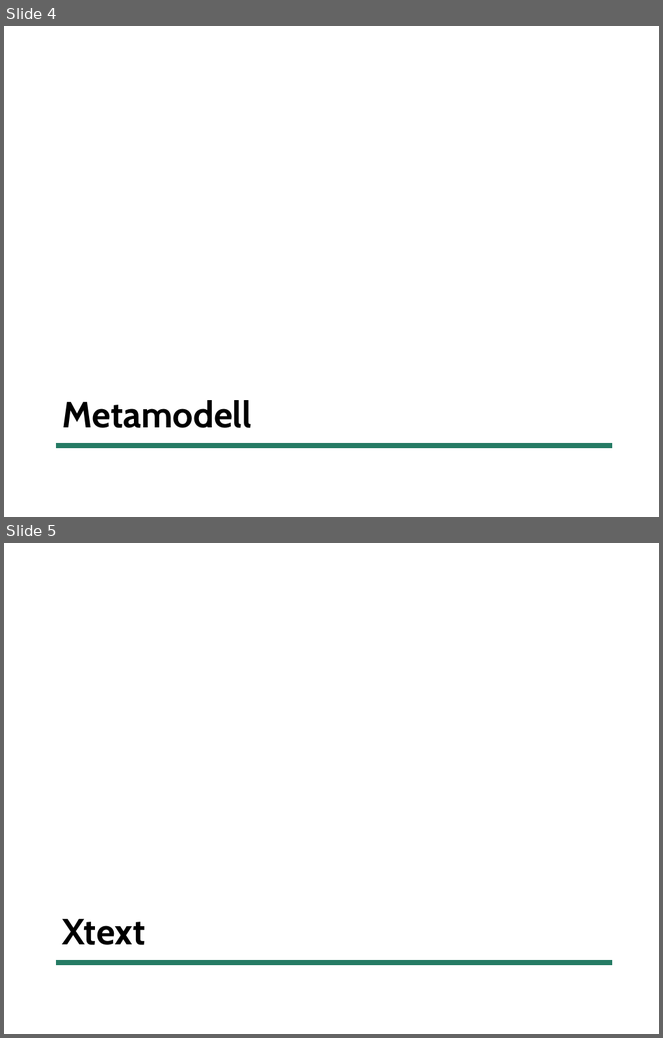
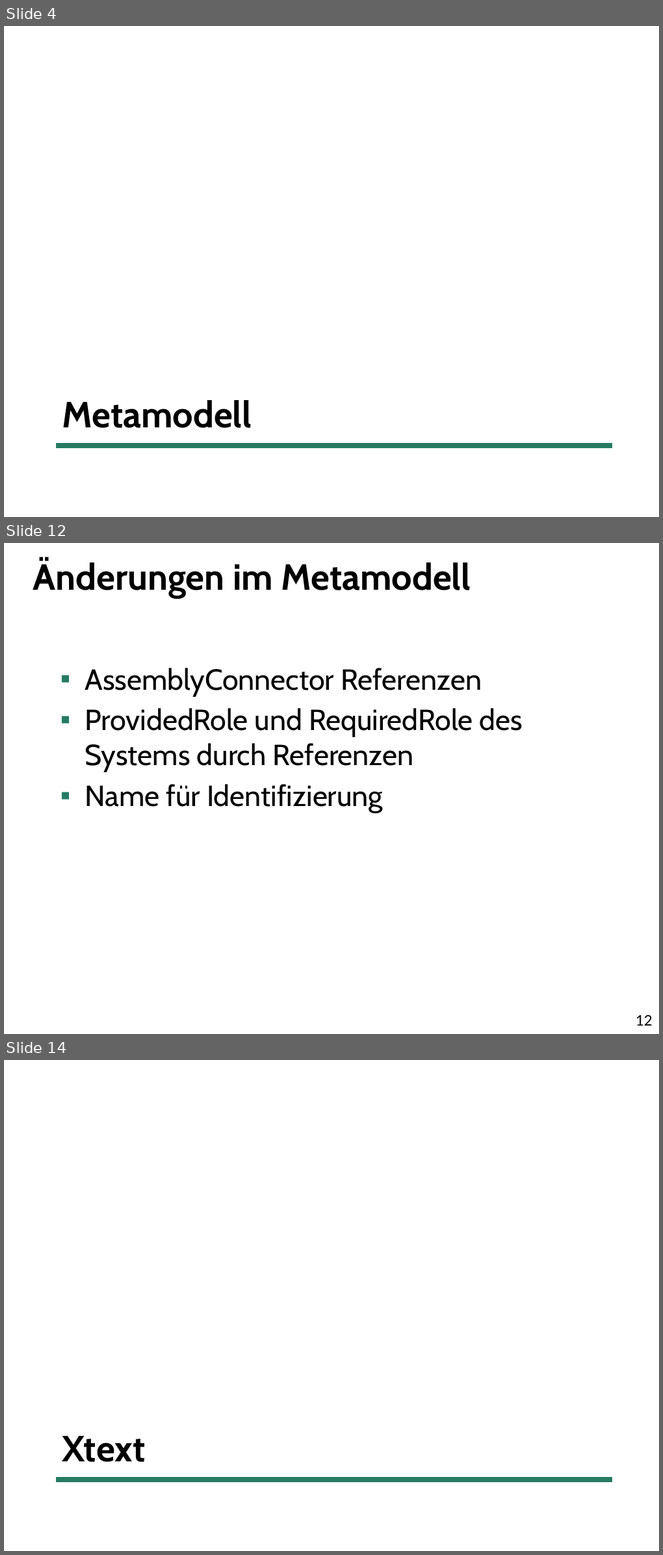
Before and after one commit to uwecl/MDSD-Praktikum, a slide deck: presentation/MDSD-Abschlusspraesentation.pptx. Shown one above the other, each under a label of ours: slides 4 and 5 before the commit, slides 4, 12 and 14 after it; the slides between them are not shown. The pictures are 663x1038 and 663x1555 pixels, drawn with LibreOffice and Linux fonts; fonts in the diff are those of the drawing. Boxes give left, top, right and bottom in pixels: in the first picture for what was removed or moved away, otherwise in the second. Text is boxed around its words. In the diff, an @@ line names an element or a change of style, - is before the commit and + after.

```diff
--- a/presentation/MDSD-Abschlusspraesentation.pptx
+++ b/presentation/MDSD-Abschlusspraesentation.pptx
@@ slide 12 added at [4,543,659,1034], background #FFFFFF @@
@@ title added at [33,559,471,598], 40 pt, text #000000, bold @@
+Änderungen im Metamodell
@@ text added at [85,668,522,813], 32 pt, text #000000 @@
+▪ AssemblyConnector Referenzen
+▪ ProvidedRole und RequiredRole des Systems durch Referenzen
+▪ Name für Identifizierung
@@ page number added at [636,1015,653,1026], 16 pt, text #000000 @@
+12
@@ what was slide 5 is now slide 14 @@
```
Also in this commit, not shown: 1 slide changed, 8 other slides added.
